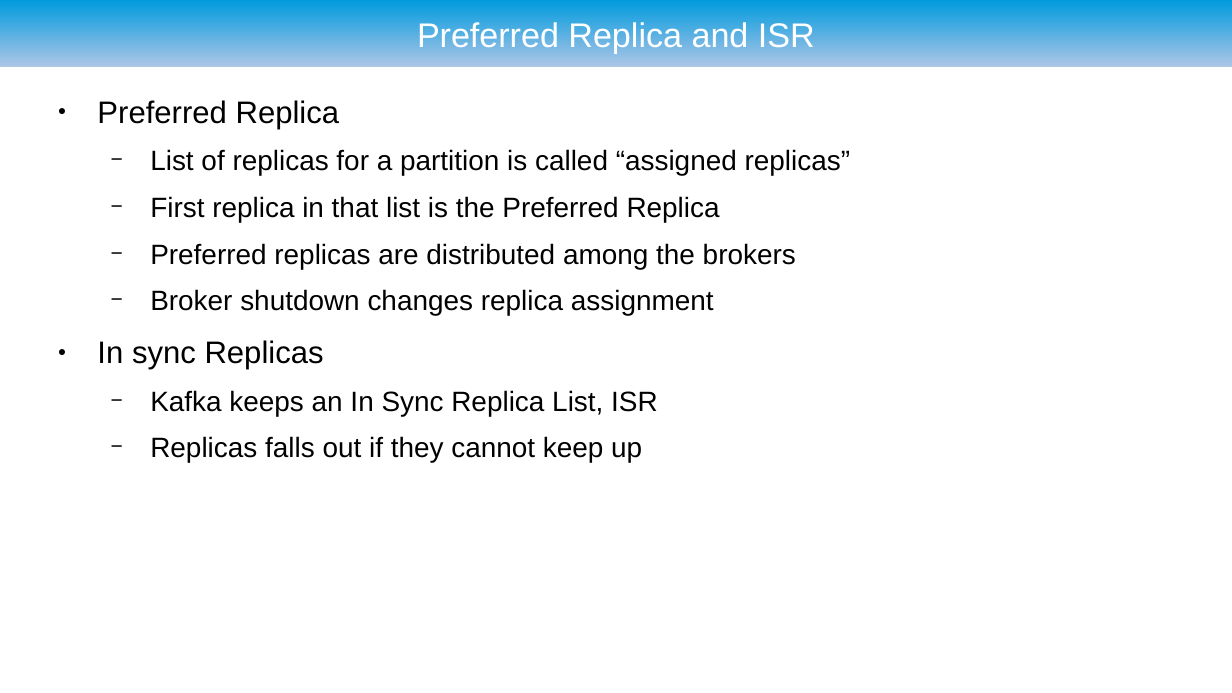
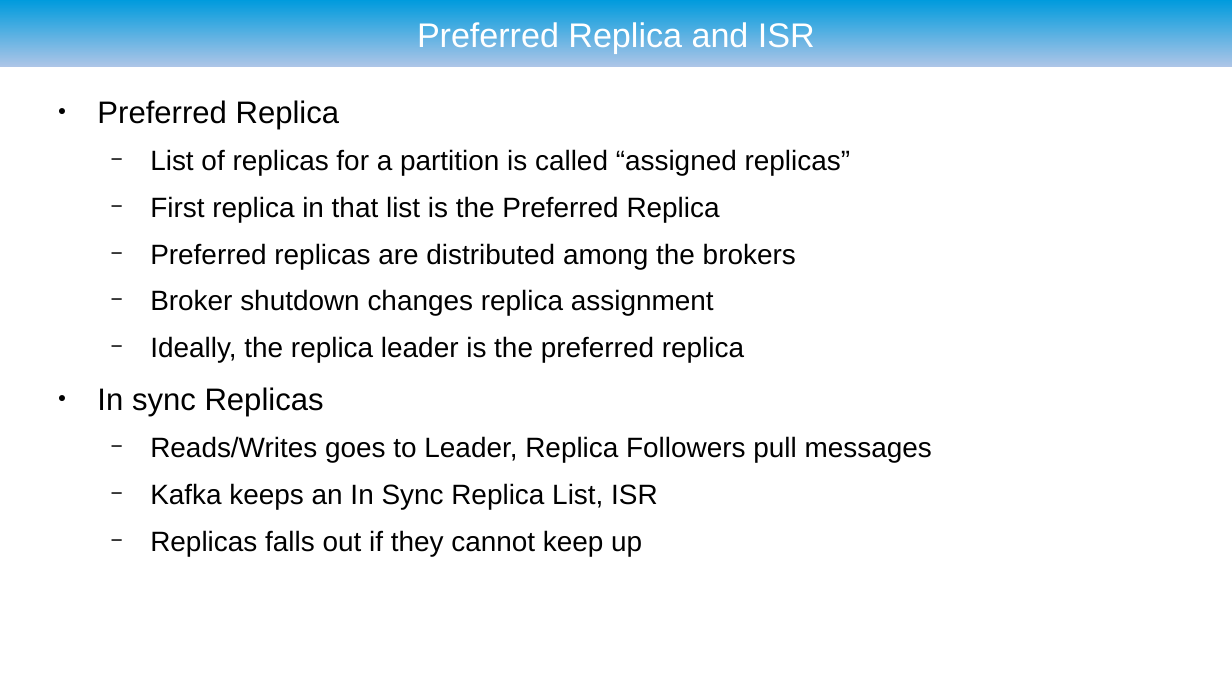
Before and after one commit to ryzlab/kafka-kompetensdag, a slide deck: slide 26 of doc/presentation-umejug.odp. Drawn at 1232x693 pixels with LibreOffice and Linux fonts; fonts in the diff are those of the drawing; background and template pictures are left out. Boxes give left, top, right and bottom in pixels: in the first picture for what was removed or moved away, otherwise in the second. Text is boxed around its words. In the diff, an @@ line names an element or a change of style, - is before the commit and + after.

```diff
--- a/doc/presentation-umejug.odp
+++ b/doc/presentation-umejug.odp
@@ text at bbox=[150, 336, 744, 362]: paragraph added @@
+  − Ideally, the replica leader is the preferred replica
@@ text at bbox=[150, 436, 932, 463]: paragraph added @@
+  − Reads/Writes goes to Leader, Replica Followers pull messages
```
Also in this commit, not shown: 21 other slides changed, 3 slides added, 1 slide removed, 3 other files.
